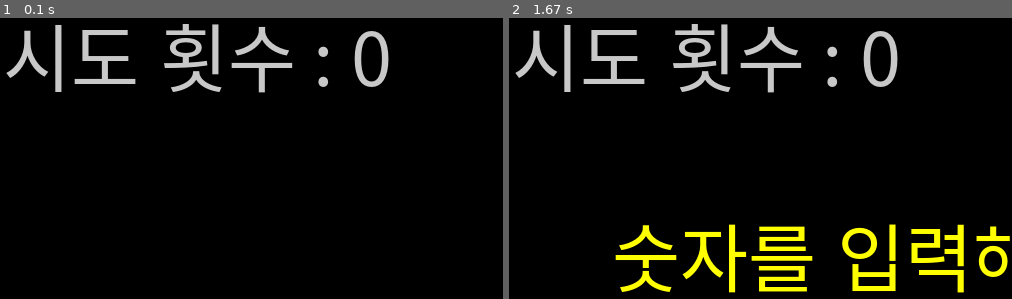
Above: before the commit, frames 1-2 (left to right).
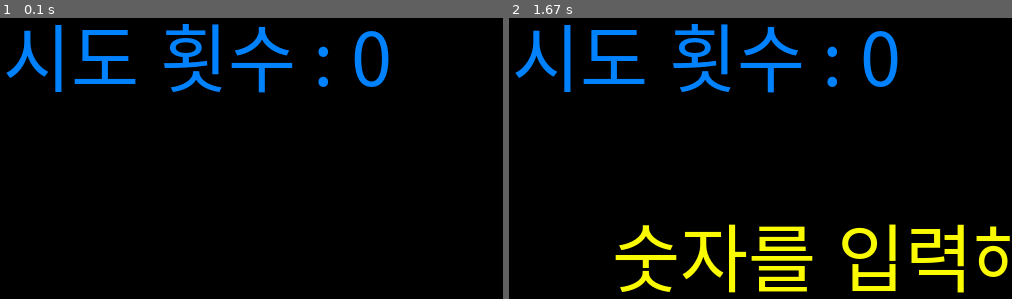
Above: after the commit, the same moments.

Repository: steve5535/up-down-game
Game: pygame game, started from main_pygame.py
Two runs of this game, one before a commit and one after it. Both use one fixed random seed, a clock stepped at 60 frames per second and the inputs below.
Inputs:
- Up to frame 1 (0.1 s): no input
- Up to frame 2 (1.67 s): type "ann" at 0.33 s; tap Enter at 0.67 s

The runs differ from the first frame. In frame 1, 4.0% of the frame differs, in the area x 1-78%, y 2-27%; in frame 2, 4.0%.

Commit message:
refactor: 입력 관련 변수 상수로 분리 및 폰트 색상 조정

Diff:
--- a/main_pygame.py
+++ b/main_pygame.py
@@ -2,11 +2,18 @@
 import sys
 import random
 
+SCREEN_WIDTH = 600
+SCREEN_HEIGHT = 400
+FONT_SIZE = 74
+COLOR_TEXT = (250, 250, 250)
+COLOR_MESSAGE = (250, 250, 0)
+COLOR_COUNT = (0, 130, 255)
+
 pygame.init() # 초기화
-screen = pygame.display.set_mode((600,400)) # 화면 크기 설정
+screen = pygame.display.set_mode((SCREEN_WIDTH, SCREEN_HEIGHT)) # 화면 크기 설정
 pygame.display.set_caption("Up-Down Game (Pygame)") # 창 이름 설정
 
-font = pygame.font.SysFont("malgungothic", 74) # 글자 크기 설정
+font = pygame.font.SysFont("malgungothic", FONT_SIZE) # 글자 크기 설정
 
 def init_game(): # 게임 변수 초기화 함수
     answer = random.randrange(1, 101) # 정답 난수
@@ -33,7 +40,7 @@
         user_input = "" # 입력값 초기화
     elif event.key == pygame.K_BACKSPACE: # 백스페이스 키를 누르면 user_input의 마지막 글자 지움
         user_input = user_input[:-1] # 문자열의 마지막 문자 제외
-    elif event.unicode.isdigit() and len(user_input) < 3: # 숫자만 입력받기
+    elif event.unicode.isdigit() and len(user_input) < 3: # 3자리 숫자만 입력받기
         user_input += event.unicode # user_input에 추가
 
     return user_input, count, message # 입력 처리 후 최신 상태를 반환
@@ -50,12 +57,12 @@
         elif event.type == pygame.KEYDOWN:
             user_input, count, message = handle_input(event, user_input, answer, count, message)
 
-    text = font.render(user_input, True, (255, 255, 255)) # 화면에 입력값 출력
+    text = font.render(user_input, True, COLOR_TEXT) # 화면에 입력값 출력
     screen.blit(text, (200, 150))
 
-    message_text = font.render(message, True, (255, 255 ,0)) # 업다운 판별값 출력
+    message_text = font.render(message, True, COLOR_MESSAGE) # 업다운 판별값 출력
     screen.blit(message_text, (200, 250))
-    count_text = font.render(f"시도 횟수 : {count}", True, (200,200,200)) # 시도 횟수 화면에 출력
+    count_text = font.render(f"시도 횟수 : {count}", True, COLOR_COUNT) # 시도 횟수 화면에 출력
     screen.blit(count_text, (100, 50))
 
     pygame.display.update()
